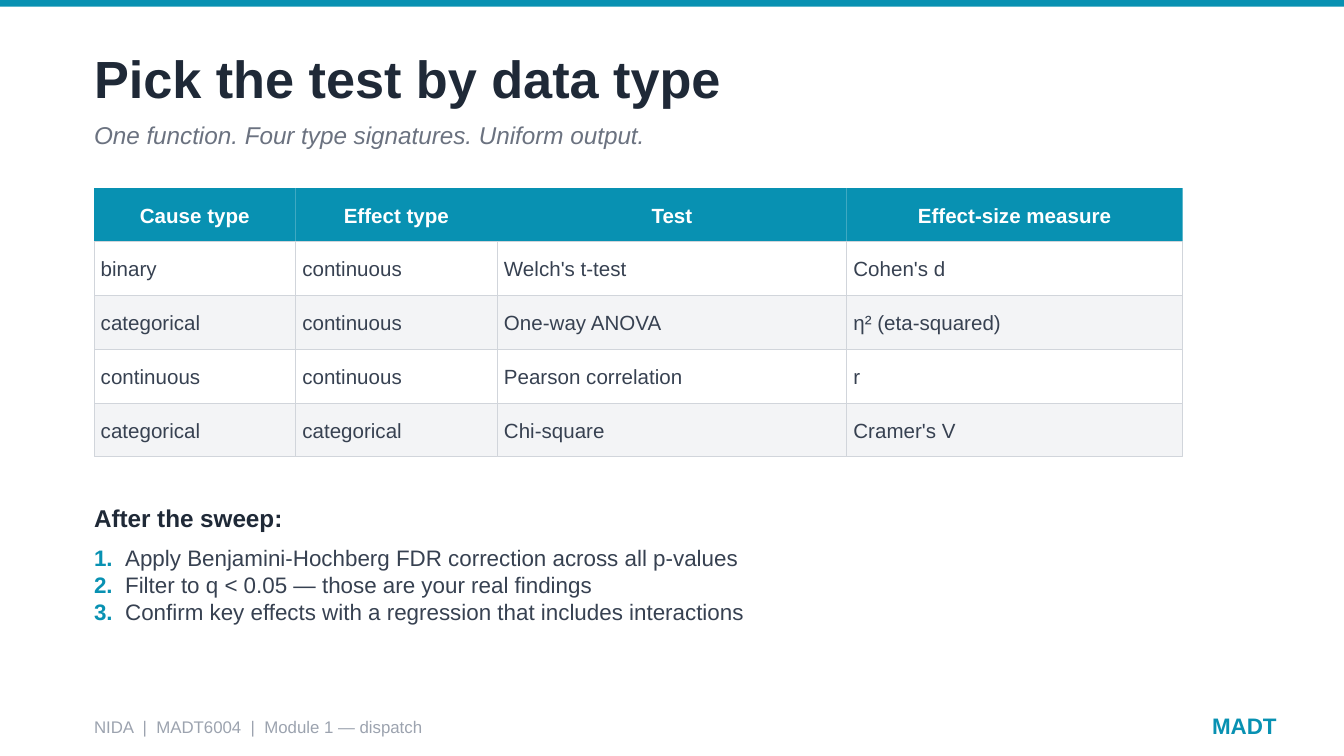
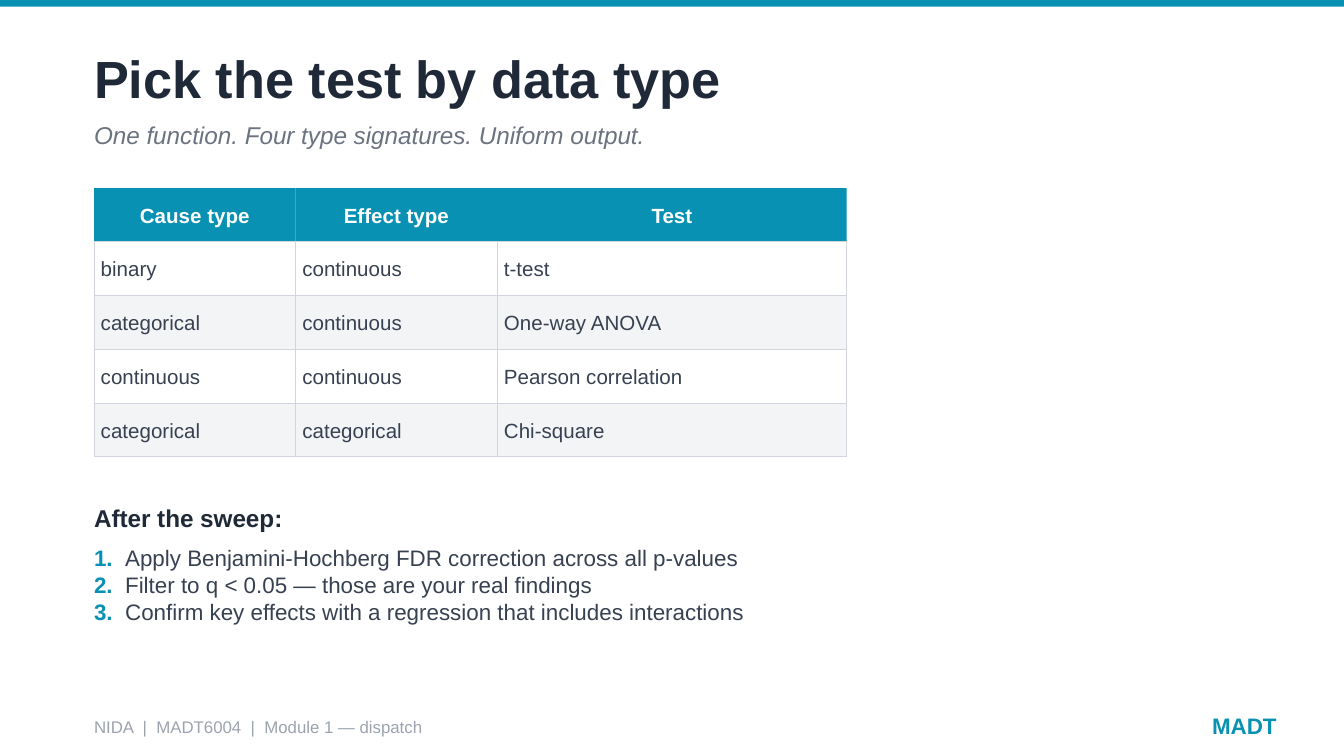
Before and after one commit to thanachart/MADT6004, a slide deck: slide 8 of Integrated Data Analytics Exercise/slides/MADT6004_Wrap_Up_Session.pptx. Drawn at 1344x756 pixels with LibreOffice and Linux fonts; fonts in the diff are those of the drawing. Boxes give left, top, right and bottom in pixels: in the first picture for what was removed or moved away, otherwise in the second. Text is boxed around its words. In the diff, an @@ line names an element or a change of style, - is before the commit and + after.

Commit message:
Module 1: use plain t-test, drop effect-size measures (notebook + slide)

```diff
--- a/Integrated Data Analytics Exercise/slides/MADT6004_Wrap_Up_Session.pptx
+++ b/Integrated Data Analytics Exercise/slides/MADT6004_Wrap_Up_Session.pptx
@@ rectangle removed at <box>847,188,1183,242</box> @@
@@ text removed at <box>918,208,1111,224</box> @@
-Effect-size measure
@@ text at <box>504,262,550,276</box>: text changed @@
-Welch's t-test
+t-test
@@ rectangle removed at <box>847,242,1183,296</box> @@
@@ text removed at <box>853,261,945,276</box> @@
-Cohen's d
@@ rectangle removed at <box>847,296,1183,349</box> @@
@@ text removed at <box>853,315,1000,335</box> @@
-η² (eta-squared)
@@ rectangle removed at <box>847,349,1183,403</box> @@
@@ text removed at <box>853,373,860,384</box> @@
-r
@@ rectangle removed at <box>847,403,1183,457</box> @@
@@ text removed at <box>853,423,956,438</box> @@
-Cramer's V
```
Also in this commit, not shown: 1 other file.
